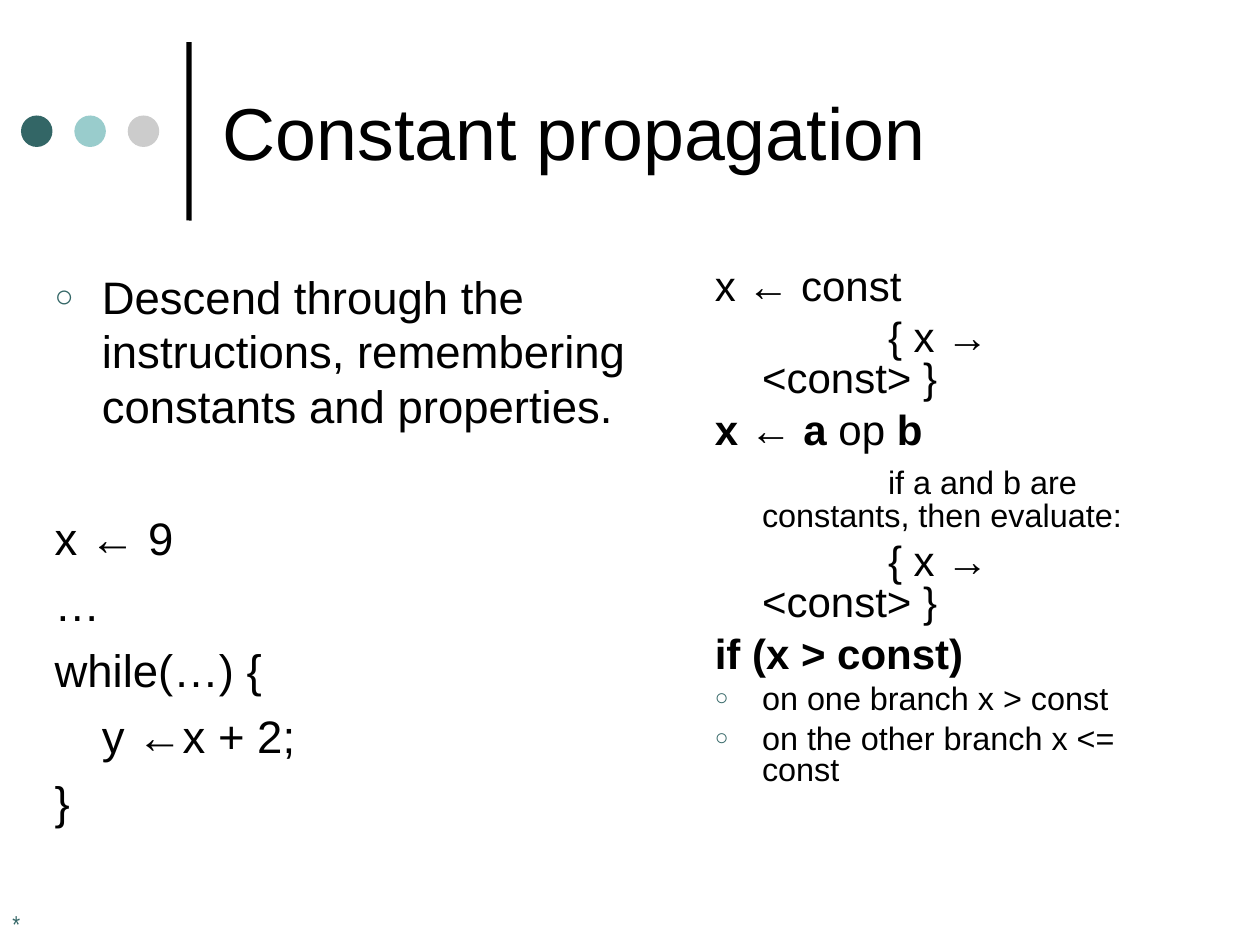
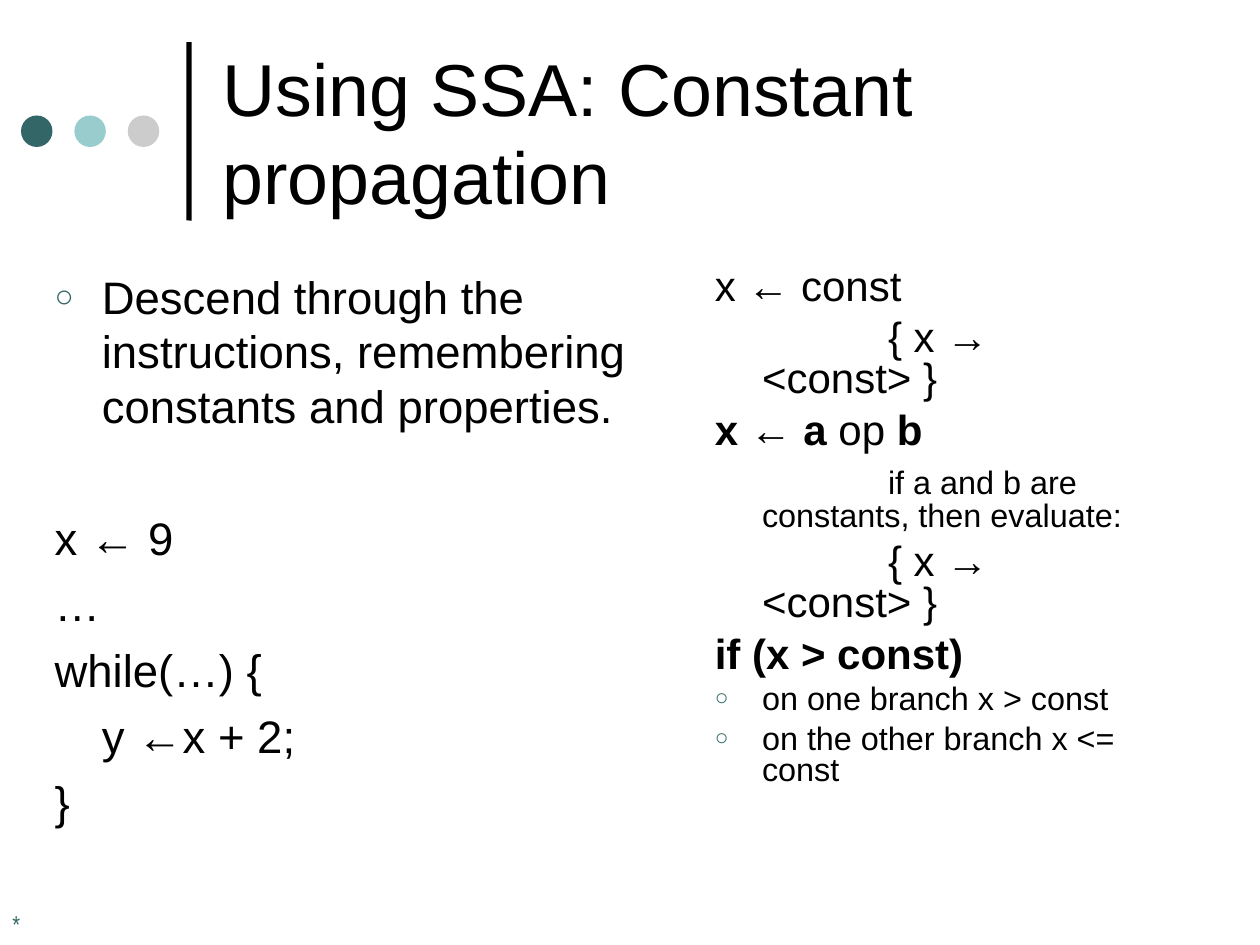
Before and after one commit to harrisonwl/harrisonwl.github.io, a slide deck: slide 43 of assets/courses/compilers/spring2017/slides/Optimizations I.ppt. Drawn at 1260x945 pixels with LibreOffice and Linux fonts; fonts in the diff are those of the drawing. Boxes give left, top, right and bottom in pixels: in the first picture for what was removed or moved away, otherwise in the second. Text is boxed around its words. In the diff, an @@ line names an element or a change of style, - is before the commit and + after.

```diff
--- a/assets/courses/compilers/spring2017/slides/Optimizations I.ppt
+++ b/assets/courses/compilers/spring2017/slides/Optimizations I.ppt
@@ title at [223, 62, 912, 218]: text changed @@
-Constant propagation
+Using SSA: Constant propagation
```
Also in this commit, not shown: 18 other slides changed, 6 other files.
